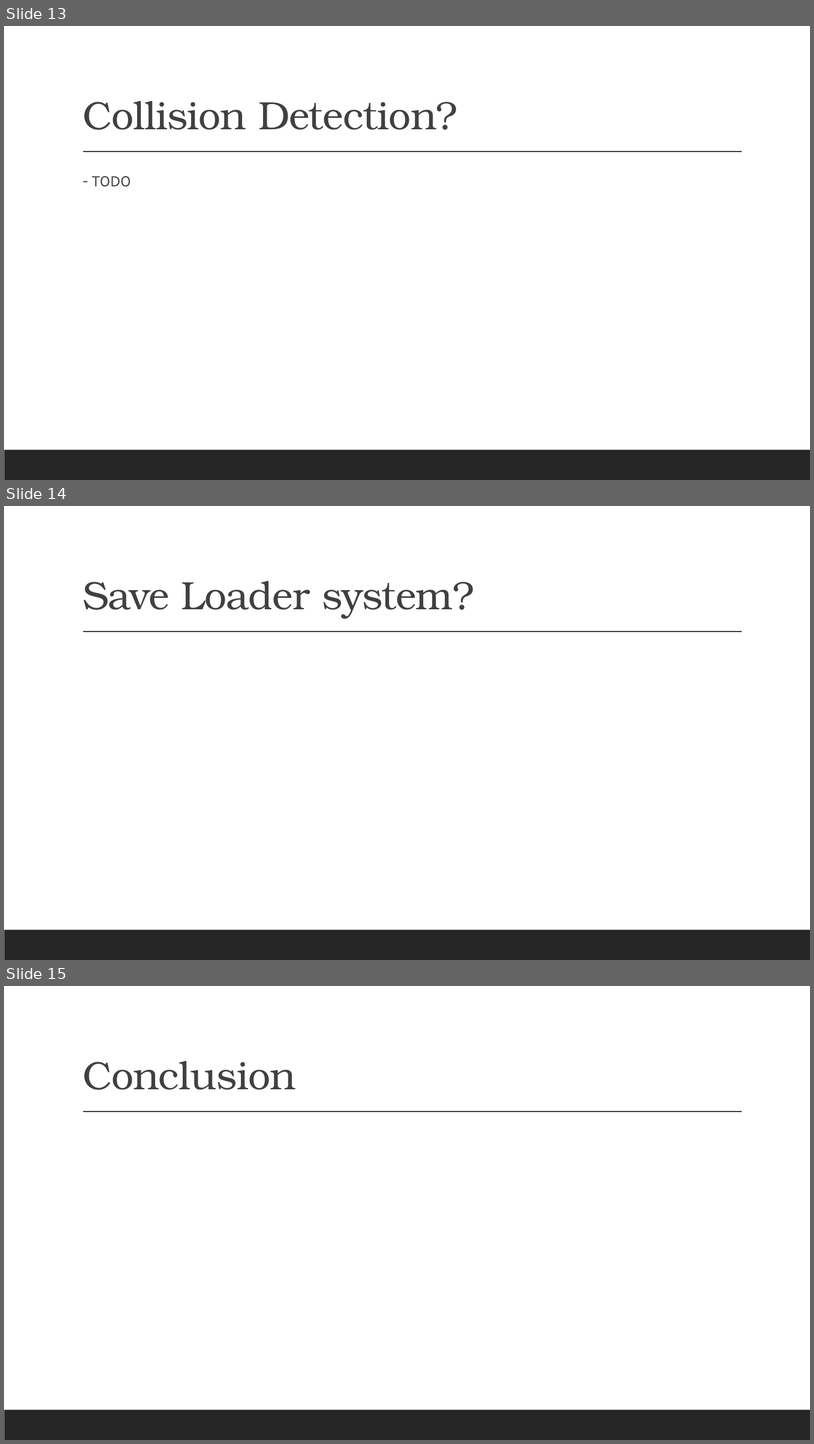
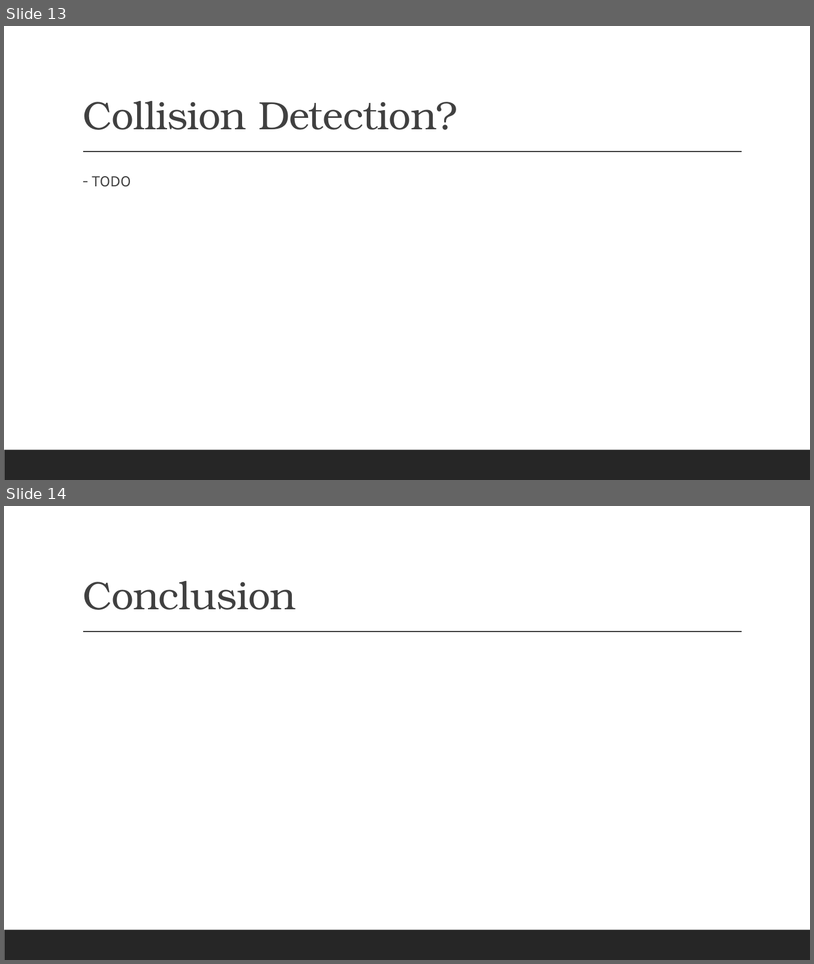
Before and after one commit to renesteeman/Project1-2_Group4, a slide deck: 04-PresentationThirdPhase.pptx. Shown one above the other, each under a label of ours: slides 13, 14 and 15 before the commit, slides 13 and 14 after it. The pictures are 814x1444 and 814x964 pixels, drawn with LibreOffice and Linux fonts; fonts in the diff are those of the drawing. Boxes give left, top, right and bottom in pixels: in the first picture for what was removed or moved away, otherwise in the second. Text is boxed around its words. In the diff, an @@ line names an element or a change of style, - is before the commit and + after.

```diff
--- a/04-PresentationThirdPhase.pptx
+++ b/04-PresentationThirdPhase.pptx
@@ slide 14 removed at (x1=4, y1=506, x2=810, y2=960), background #FFFFFF; not listed: 2 template elements that a slide beside it also shows @@
@@ title removed at (x1=83, y1=581, x2=474, y2=619) @@
-Save Loader system?
@@ what was slide 15 is now slide 14 @@
```
Also in this commit, not shown: 1 slide added, 1 other slide removed, 1 other file.
